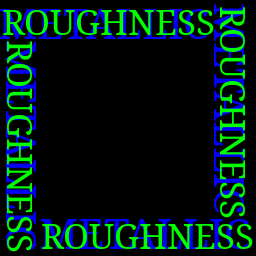
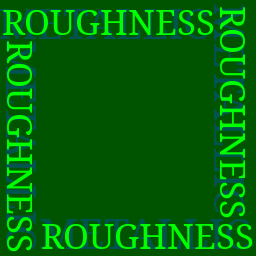
Layers edited between the first and the second 256×256 image:
added layer "Warstwa" (33%) in group "roughness" over [0, 0, 256, 256]
"metallic": opacity 100% → 47% over [0, 4, 249, 250]
